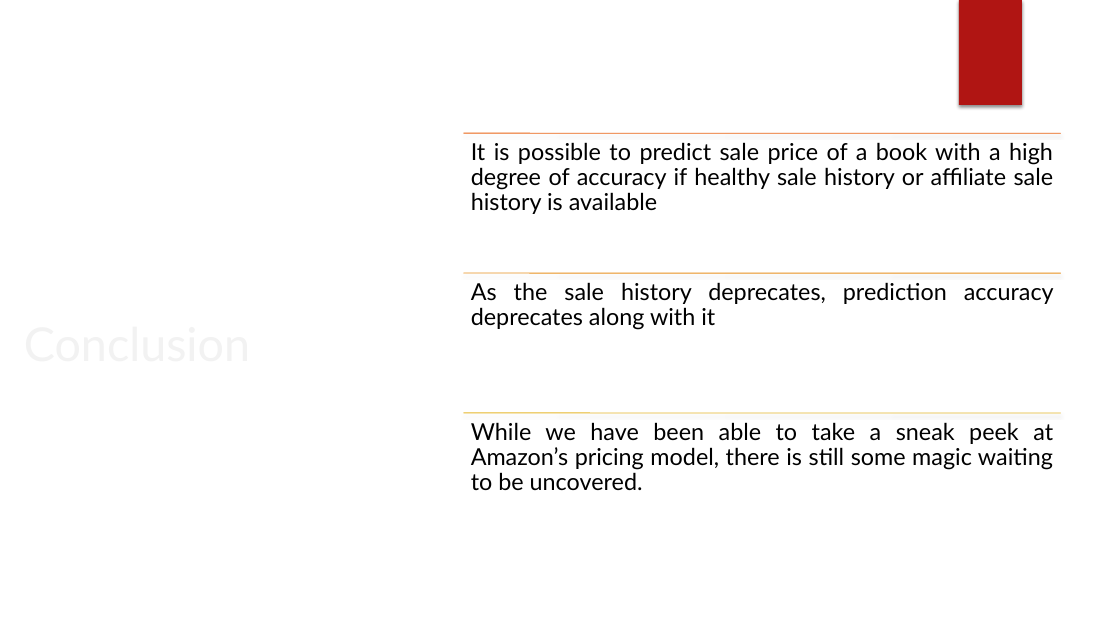
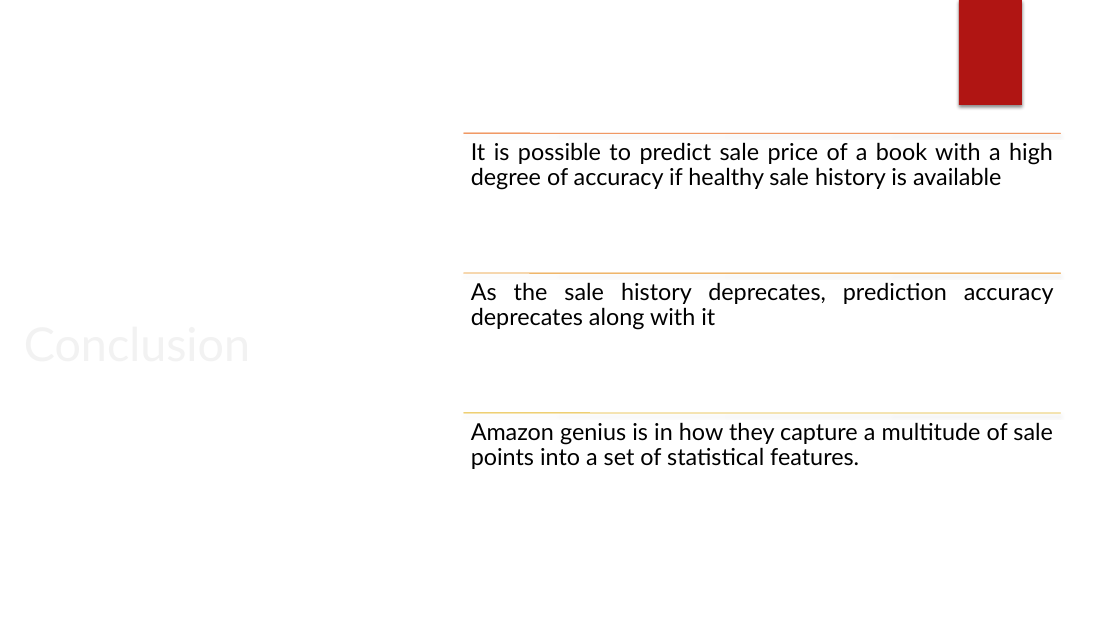
Before and after one commit to georgetown-analytics/Booksville, a slide deck: slide 17 of presentation/Booksville Presentation.pptx. Drawn at 1120x630 pixels with LibreOffice and Linux fonts; fonts in the diff are those of the drawing; background and template pictures are left out. Boxes give left, top, right and bottom in pixels: in the first picture for what was removed or moved away, otherwise in the second. Text is boxed around its words. In the diff, an @@ line names an element or a change of style, - is before the commit and + after.

Commit message:
Update ppt rev 15

```diff
--- a/presentation/Booksville Presentation.pptx
+++ b/presentation/Booksville Presentation.pptx
@@ text at box(471, 142, 1053, 190): text changed @@
-It is possible to predict sale price of a book with a high degree of accuracy if healthy sale history or affiliate sale history is available
+It is possible to predict sale price of a book with a high degree of accuracy if healthy sale history is available
@@ text at box(471, 422, 1053, 469): text changed @@
-While we have been able to take a sneak peek at Amazon’s pricing model, there is still some magic waiting to be uncovered.
+Amazon genius is in how they capture a multitude of sale points into a set of statistical features.
```
